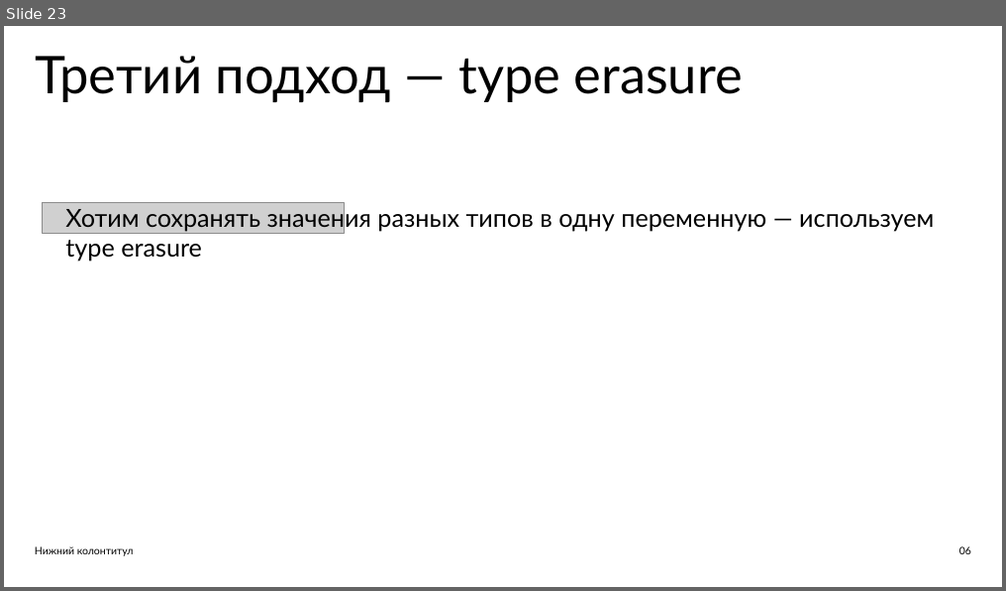
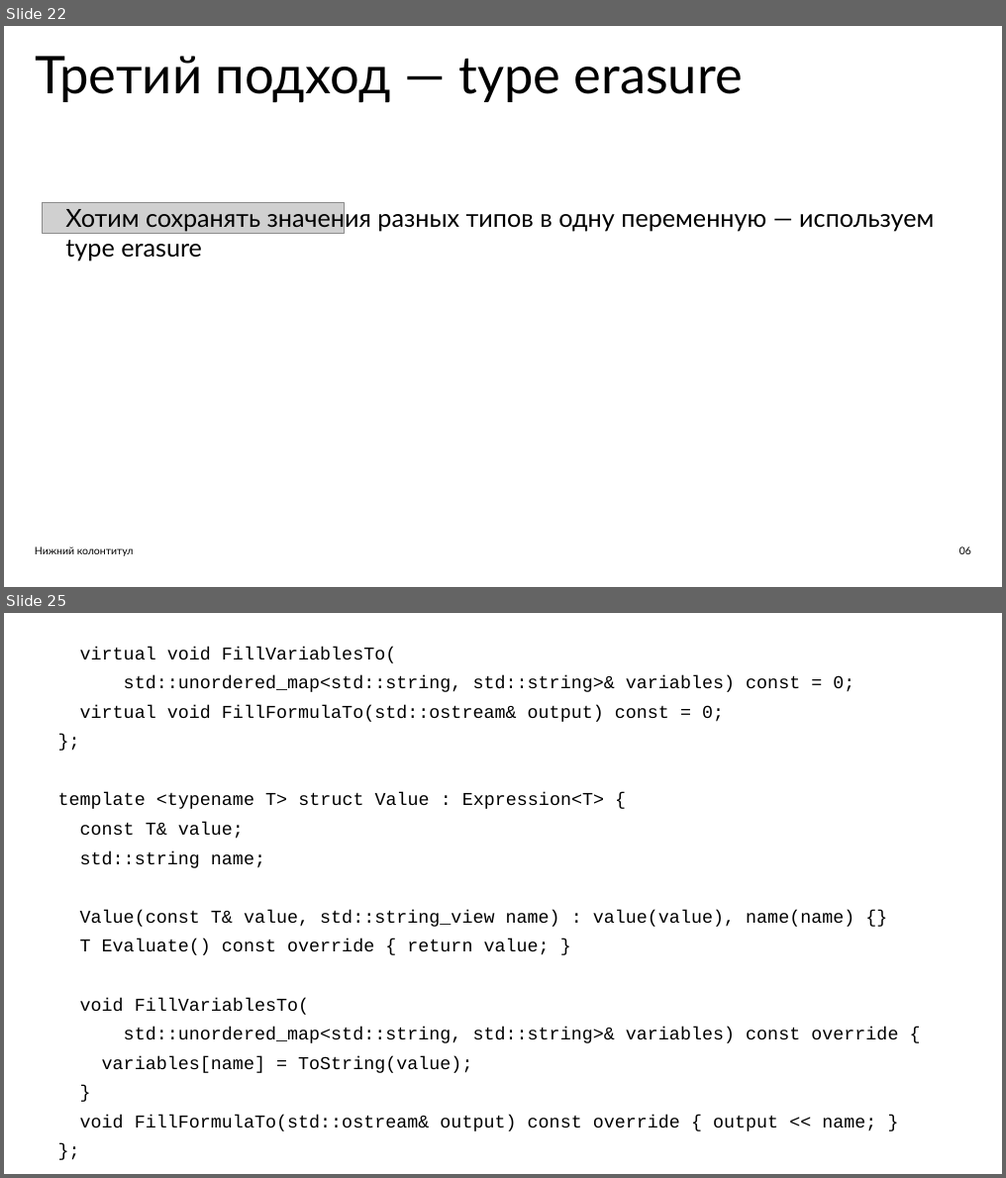
Before and after one commit to ishfb/zcc23, a slide deck: slides.pptx. Shown one above the other, each under a label of ours: slide 23 before the commit, slides 22 and 25 after it; the slides between them are not shown. The pictures are 1006x591 and 1006x1178 pixels, drawn with LibreOffice and Linux fonts; fonts in the diff are those of the drawing; grey boxes stand for pictures. Boxes give left, top, right and bottom in pixels: in the first picture for what was removed or moved away, otherwise in the second. Text is boxed around its words. In the diff, an @@ line names an element or a change of style, - is before the commit and + after.

```diff
--- a/slides.pptx
+++ b/slides.pptx
@@ slide 25 added at bbox=[4, 613, 1002, 1174], background #FFFFFF @@
@@ text added at bbox=[58, 647, 898, 1132], 26.2 pt, text #000000 @@
+virtual void FillVariablesTo(
+std::unordered_map<std::string, std::string>& variables) const = 0;
+virtual void FillFormulaTo(std::ostream& output) const = 0;
+};
+template <typename T> struct Value : Expression<T> {
+const T& value;
+std::string name;
+Value(const T& value, std::string_view name) : value(value), name(name) {}
+T Evaluate() const override { return value; }
+void FillVariablesTo(
+std::unordered_map<std::string, std::string>& variables) const override {
+variables[name] = ToString(value);
+}
+void FillFormulaTo(std::ostream& output) const override { output << name; }
+};
@@ what was slide 23 is now slide 22 @@
```
Also in this commit, not shown: 7 other slides added, 1 slide removed, 1 other file.
